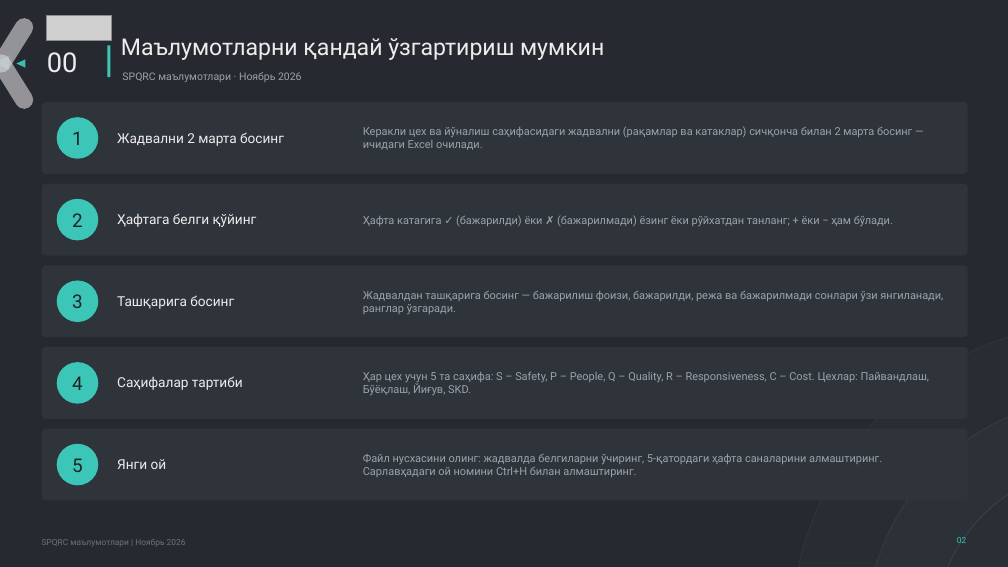
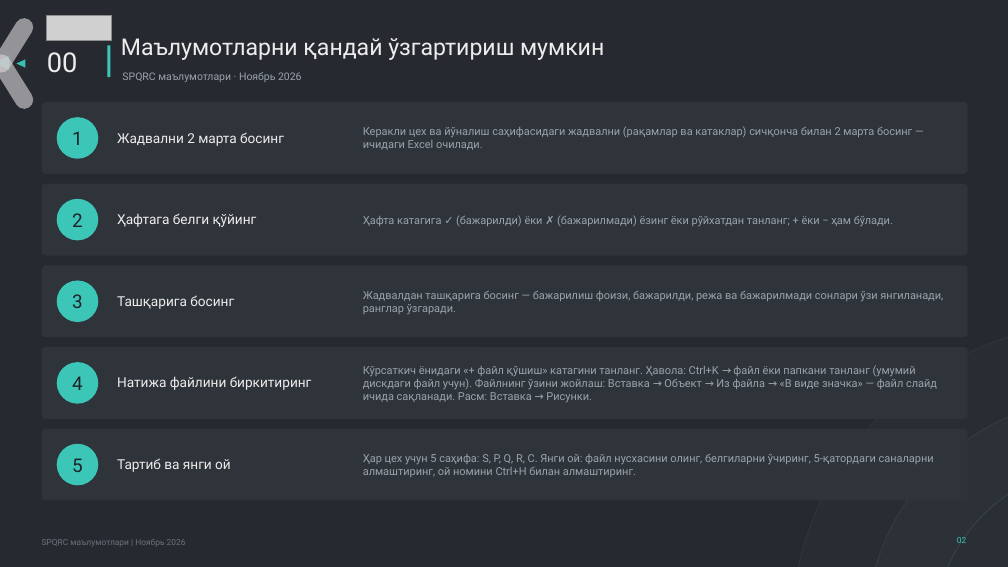
Before and after one commit to ula0740-ux/Loyha-, a slide deck: slide 2 of hisobot/spqrc/SPQRC_shablon.pptx. Drawn at 1008x567 pixels with LibreOffice and Linux fonts; fonts in the diff are those of the drawing; grey boxes stand for pictures. Boxes give left, top, right and bottom in pixels: in the first picture for what was removed or moved away, otherwise in the second. Text is boxed around its words. In the diff, an @@ line names an element or a change of style, - is before the commit and + after.

```diff
--- a/hisobot/spqrc/SPQRC_shablon.pptx
+++ b/hisobot/spqrc/SPQRC_shablon.pptx
@@ text at [117,376,312,390]: text changed @@
-Саҳифалар тартиби
+Натижа файлини биркитиринг
@@ text at [363,365,937,402]: text changed @@
-Ҳар цех учун 5 та саҳифа: S – Safety, P – People, Q – Quality, R – Responsiveness, C – Cost. Цехлар: Пайвандлаш, Бўёқлаш, Йиғув, SKD.
+Кўрсаткич ёнидаги «+ файл қўшиш» катагини танланг. Ҳавола: Ctrl+K → файл ёки папкани танланг (умумий дискдаги файл учун). Файлнинг ўзини жойлаш: Вставка → Объект → Из файла → «В виде значка» — файл слайд ичида сақланади. Расм: Вставка → Рисунки.
@@ text at [117,458,231,472]: text changed @@
-Янги ой
+Тартиб ва янги ой
@@ text at [363,454,934,477]: text changed @@
-Файл нусхасини олинг: жадвалда белгиларни ўчиринг, 5-қатордаги ҳафта саналарини алмаштиринг. Сарлавҳадаги ой номини Ctrl+H билан алмаштиринг.
+Ҳар цех учун 5 саҳифа: S, P, Q, R, C. Янги ой: файл нусхасини олинг, белгиларни ўчиринг, 5-қатордаги саналарни алмаштиринг, ой номини Ctrl+H билан алмаштиринг.
```
Also in this commit, not shown: 20 other slides changed, 1 other file.
